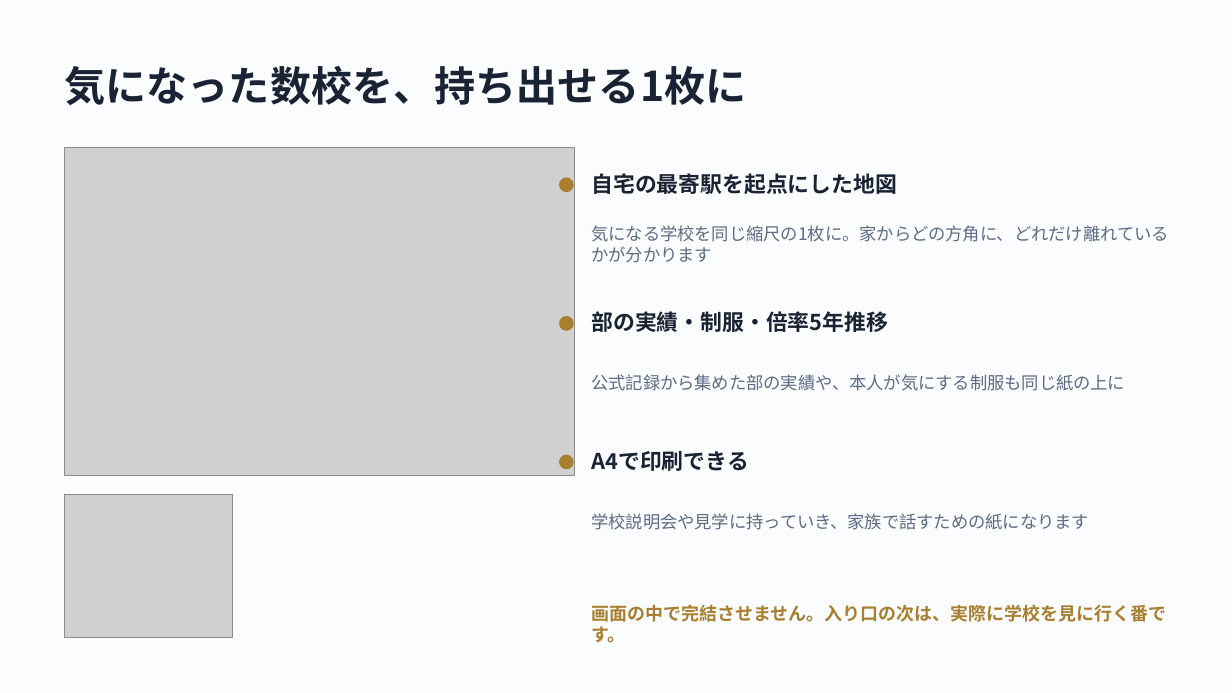
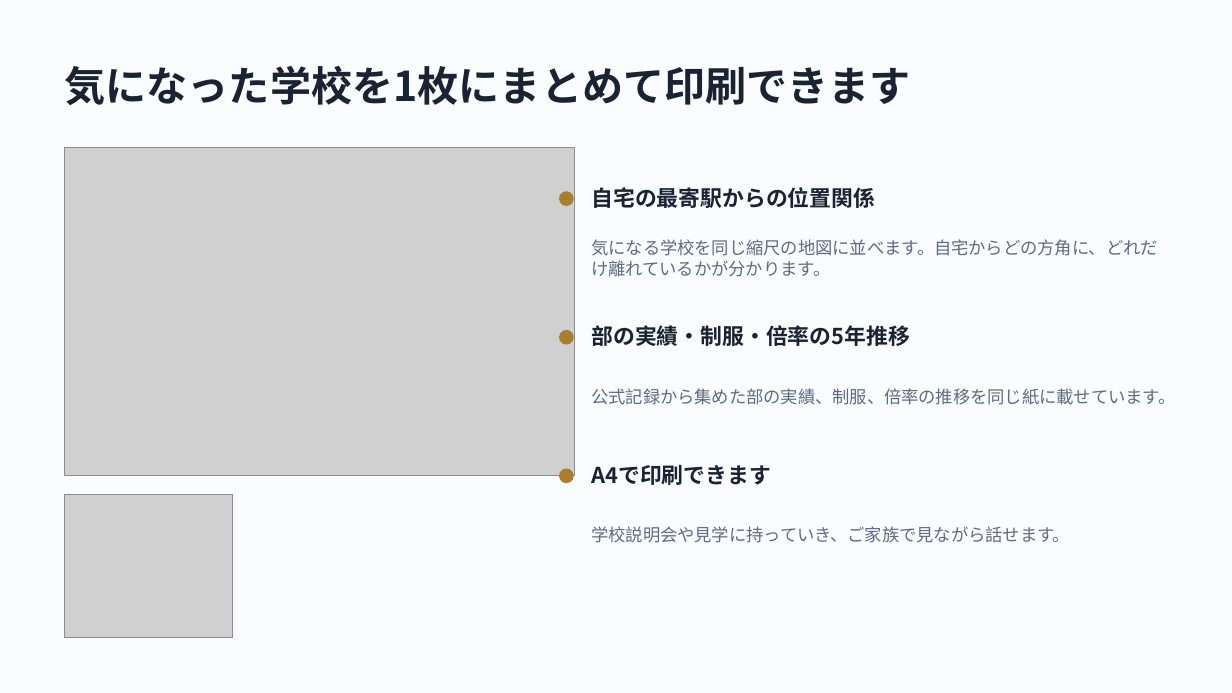
Before and after one commit to Nishi-Taiga/Course_Compass, a slide deck: slide 5 of docs/slides/shinro-compass-slides.pptx. Drawn at 1232x693 pixels with LibreOffice and Linux fonts; fonts in the diff are those of the drawing; grey boxes stand for pictures. Boxes give left, top, right and bottom in pixels: in the first picture for what was removed or moved away, otherwise in the second. Text is boxed around its words. In the diff, an @@ line names an element or a change of style, - is before the commit and + after.

```diff
--- a/docs/slides/shinro-compass-slides.pptx
+++ b/docs/slides/shinro-compass-slides.pptx
@@ text at box(65, 65, 911, 105): text changed @@
-気になった数校を、持ち出せる1枚に
+気になった学校を1枚にまとめて印刷できます
@@ text at box(591, 187, 875, 208): text changed @@
-自宅の最寄駅を起点にした地図
+自宅の最寄駅からの位置関係
@@ text at box(591, 239, 1158, 277): text changed @@
-気になる学校を同じ縮尺の1枚に。家からどの方角に、どれだけ離れているかが分かります
+気になる学校を同じ縮尺の地図に並べます。自宅からどの方角に、どれだけ離れているかが分かります。
@@ text at box(591, 325, 910, 346): text changed @@
-部の実績・制服・倍率5年推移
+部の実績・制服・倍率の5年推移
@@ text at box(591, 388, 1175, 405): text changed @@
-公式記録から集めた部の実績や、本人が気にする制服も同じ紙の上に
+公式記録から集めた部の実績、制服、倍率の推移を同じ紙に載せています。
@@ 3 ellipses: place and size @@
-3 ellipses at box(559, 177, 574, 470)
+3 ellipses at box(559, 191, 574, 483)
@@ text at box(591, 465, 771, 485): text changed @@
-A4で印刷できる
+A4で印刷できます
@@ text at box(591, 526, 1070, 543): text changed @@
-学校説明会や見学に持っていき、家族で話すための紙になります
+学校説明会や見学に持っていき、ご家族で見ながら話せます。
@@ text removed at box(591, 604, 1166, 643) @@
-画面の中で完結させません。入り口の次は、実際に学校を見に行く番です。
```
Also in this commit, not shown: 6 other slides changed.
